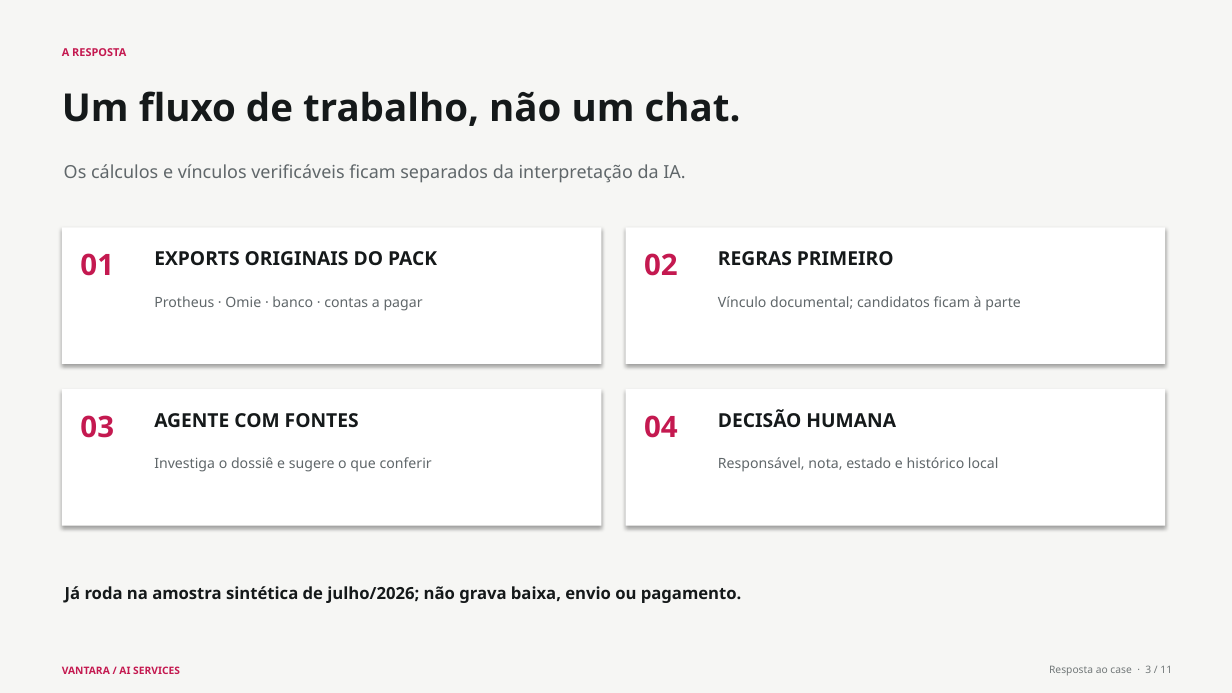
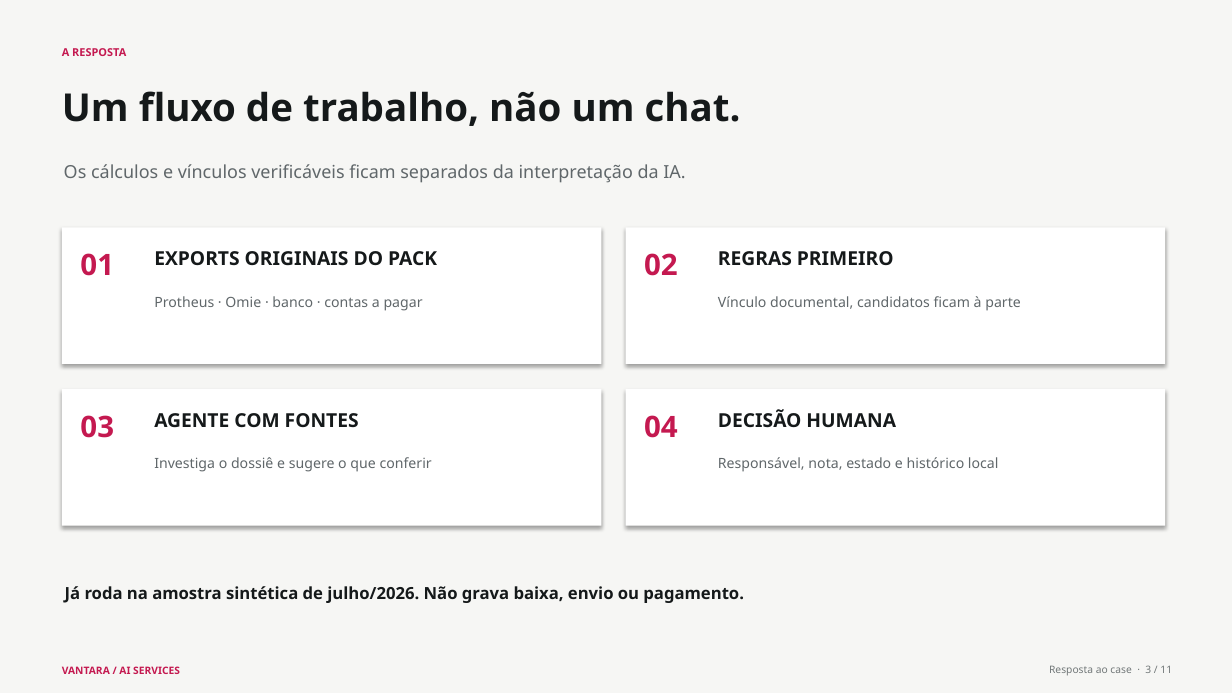
Before and after one commit to rbfcdog/vantara, a slide deck: slide 3 of deliverables/vantara-resposta-case.pptx. Drawn at 1232x693 pixels with LibreOffice and Linux fonts; fonts in the diff are those of the drawing. Boxes give left, top, right and bottom in pixels: in the first picture for what was removed or moved away, otherwise in the second. Text is boxed around its words. In the diff, an @@ line names an element or a change of style, - is before the commit and + after.

```diff
--- a/deliverables/vantara-resposta-case.pptx
+++ b/deliverables/vantara-resposta-case.pptx
@@ text at [718,296,1021,311]: text changed @@
-Vínculo documental; candidatos ficam à parte
+Vínculo documental, candidatos ficam à parte
@@ text at [65,586,744,603]: text changed @@
-Já roda na amostra sintética de julho/2026; não grava baixa, envio ou pagamento.
+Já roda na amostra sintética de julho/2026. Não grava baixa, envio ou pagamento.
```
Also in this commit, not shown: 8 other slides changed, 5 other files.
